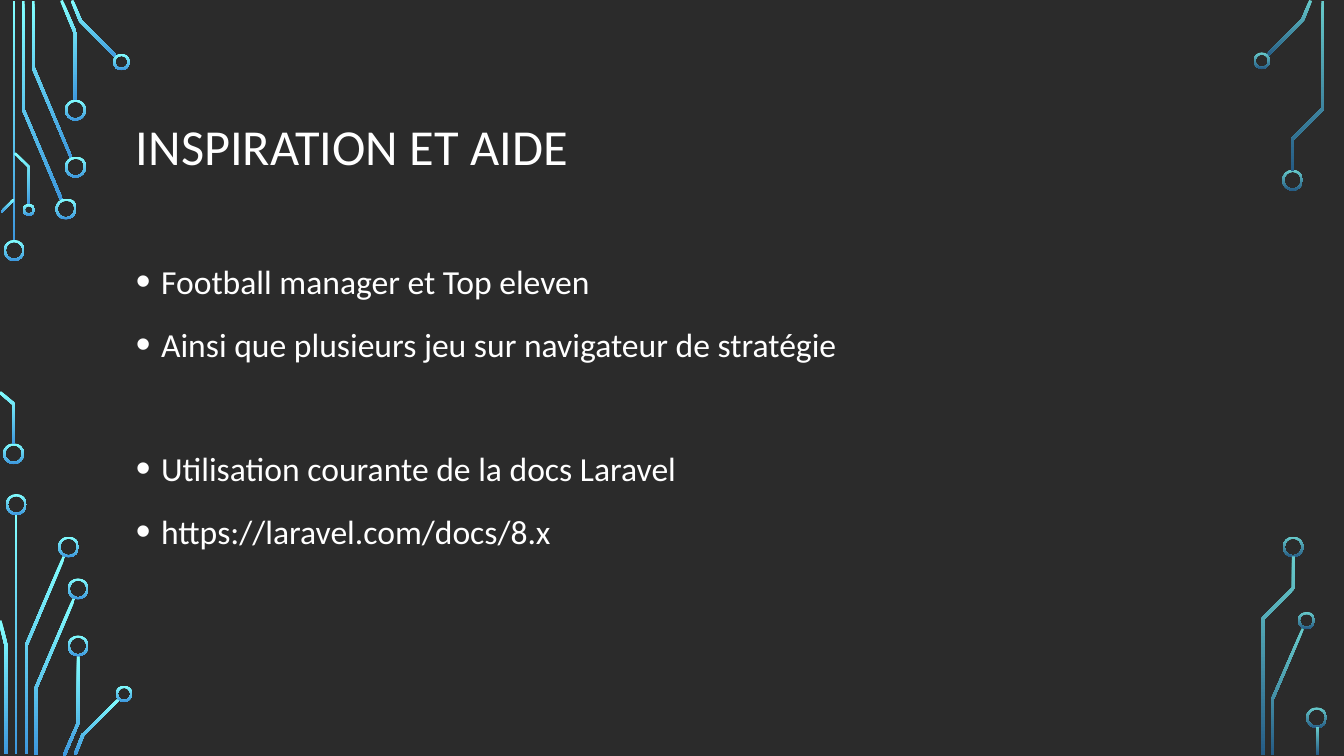
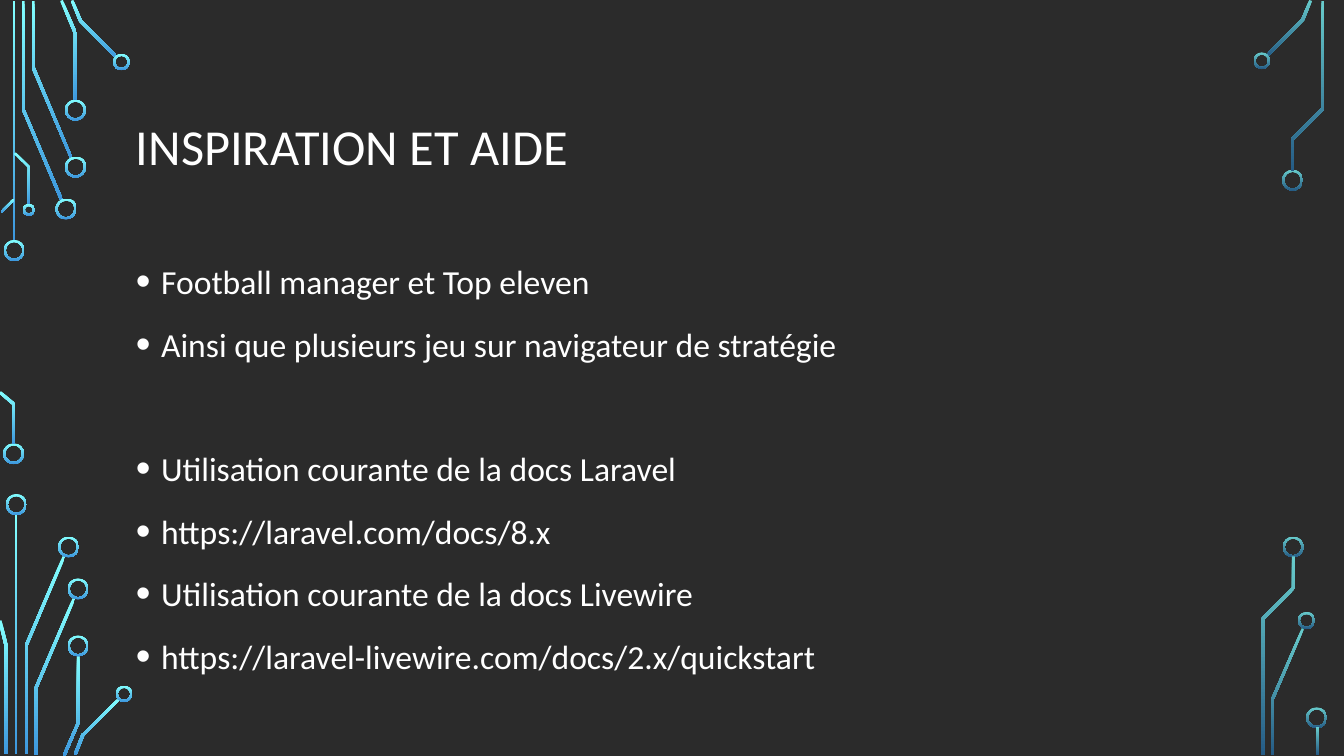
Before and after one commit to errazur/ProjetWeb, a slide deck: slide 21 of Conception-prealable/Stars of football.odp (slide 26 before the commit). Drawn at 1344x756 pixels with LibreOffice and Linux fonts; fonts in the diff are those of the drawing; background and template pictures are left out; a plain dark background stands for a picture behind light text. Boxes give left, top, right and bottom in pixels: in the first picture for what was removed or moved away, otherwise in the second. Text is boxed around its words. In the diff, an @@ line names an element or a change of style, - is before the commit and + after.

```diff
--- a/Conception-prealable/Stars of football.odp
+++ b/Conception-prealable/Stars of football.odp
@@ text at <box>161,582,815,675</box>: paragraphs added @@
+• Utilisation courante de la docs Livewire
+• https://laravel-livewire.com/docs/2.x/quickstart
```
Also in this commit, not shown: 9 other slides changed, 10 slides added, 15 slides removed, 14 other files.
